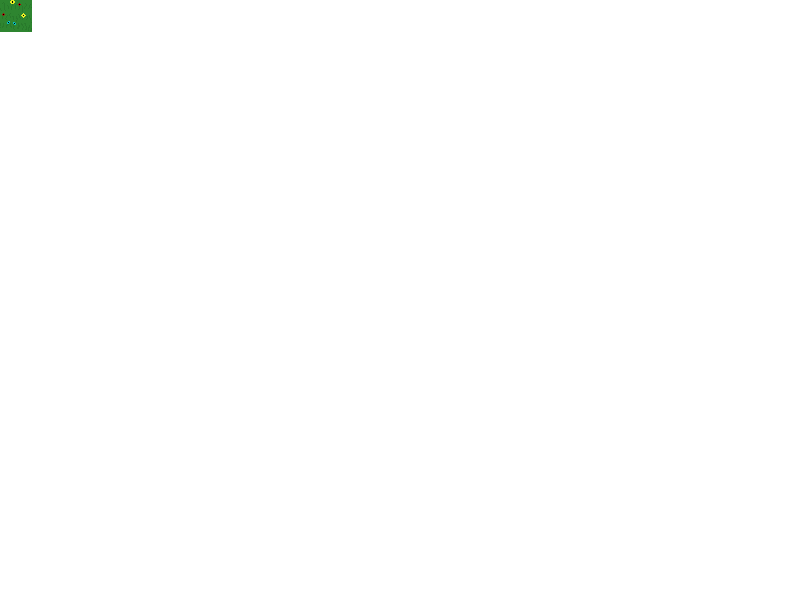
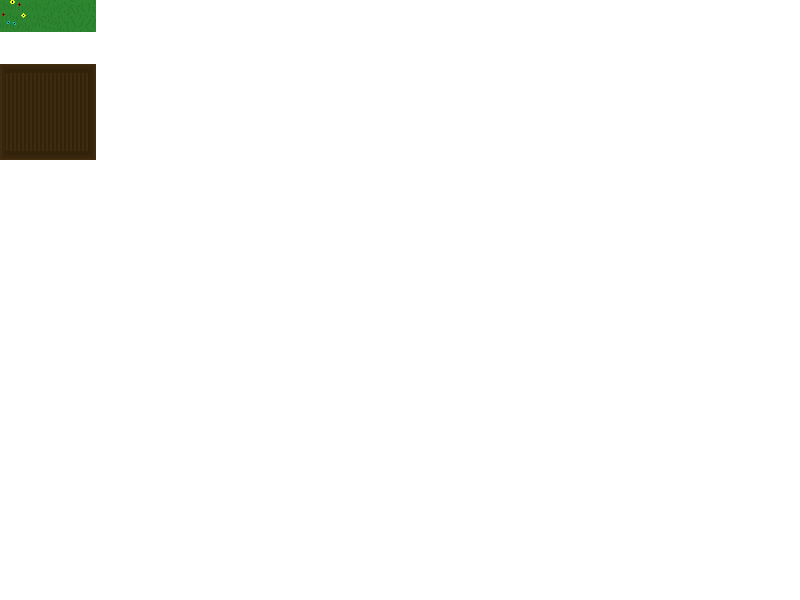
Layered file, before and after one edit (800 × 600). Changes by layer:
painted on "Pasted Layer" over [0, 0, 64, 160]
painted on "Background" over [0, 0, 96, 160]
